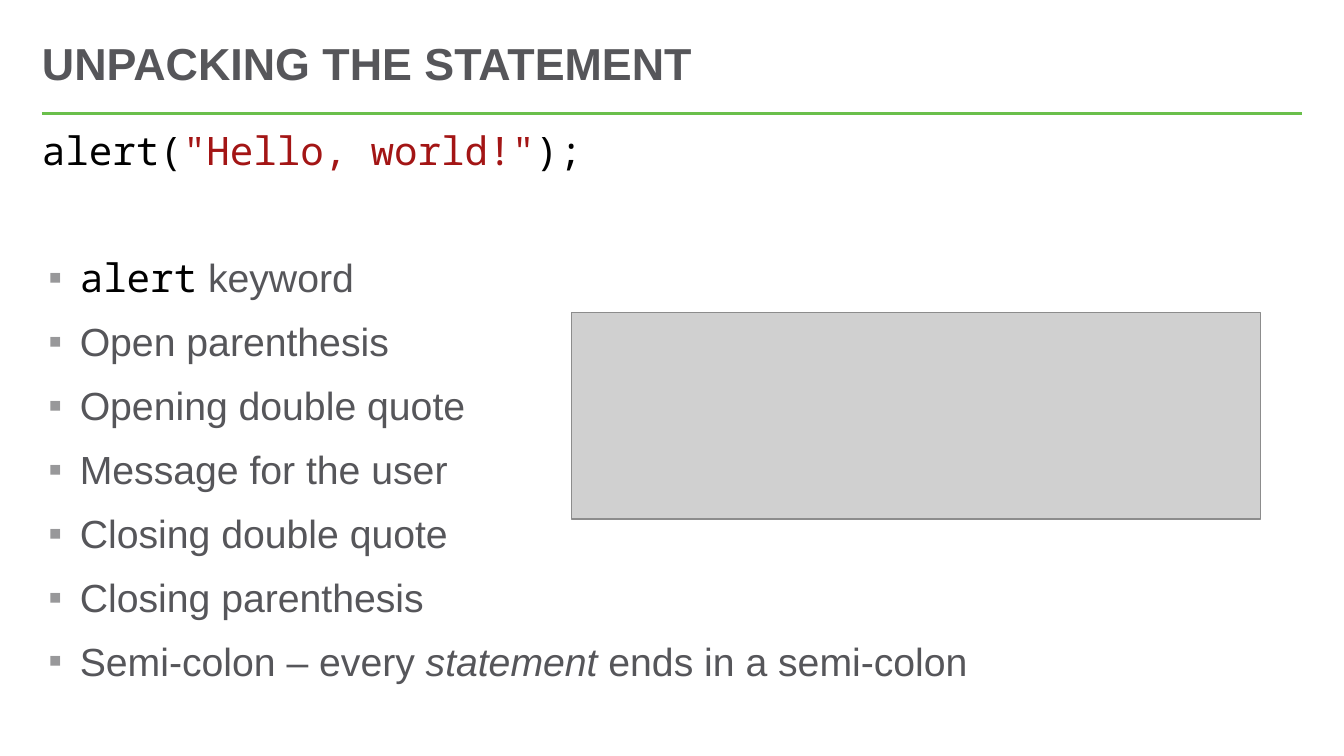
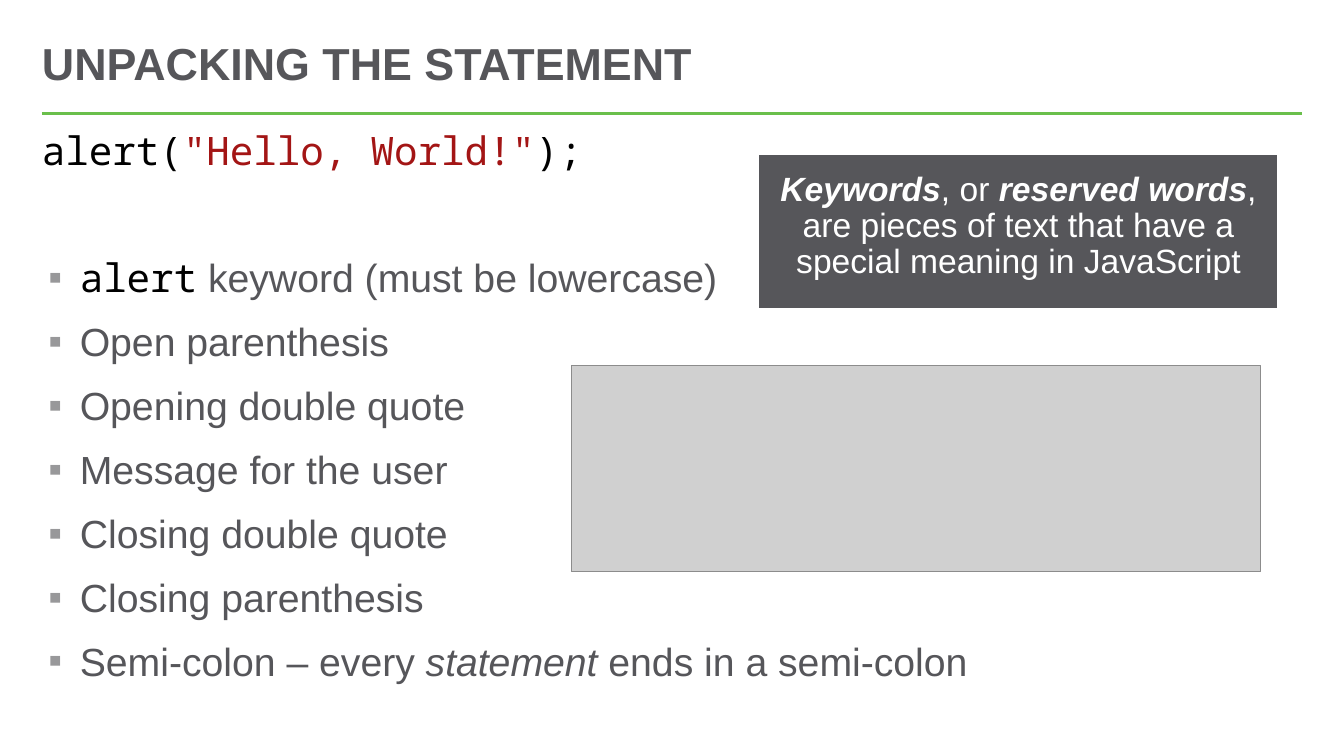
Before and after one commit to hytechclub/web-102, a slide deck: slide 7 of Week02/IntroductionToJavaScript.pptx. Drawn at 1344x756 pixels with LibreOffice and Linux fonts; fonts in the diff are those of the drawing; grey boxes stand for pictures. Boxes give left, top, right and bottom in pixels: in the first picture for what was removed or moved away, otherwise in the second. Text is boxed around its words. In the diff, an @@ line names an element or a change of style, - is before the commit and + after.

```diff
--- a/Week02/IntroductionToJavaScript.pptx
+++ b/Week02/IntroductionToJavaScript.pptx
@@ text at <box>42,135,717,300</box>: text changed; text colour #A31515 to #56565A @@
-alert("Hello, world!");
-▪ alert keyword
+alert("Hello, World!");
+▪ alert keyword (must be lowercase)
@@ rectangle added at <box>760,156,1276,308</box>, fill #56565A, outline #56565A 1 pt, 24 pt, text #FFFFFF @@
+Keywords, or reserved words, are pieces of text that have a special meaning in JavaScript
@@ picture: place and size @@
-picture at <box>572,313,1261,519</box>
+picture at <box>572,365,1261,572</box>
```
Also in this commit, not shown: 3 other slides changed, 1 slide added, 54 other files.
